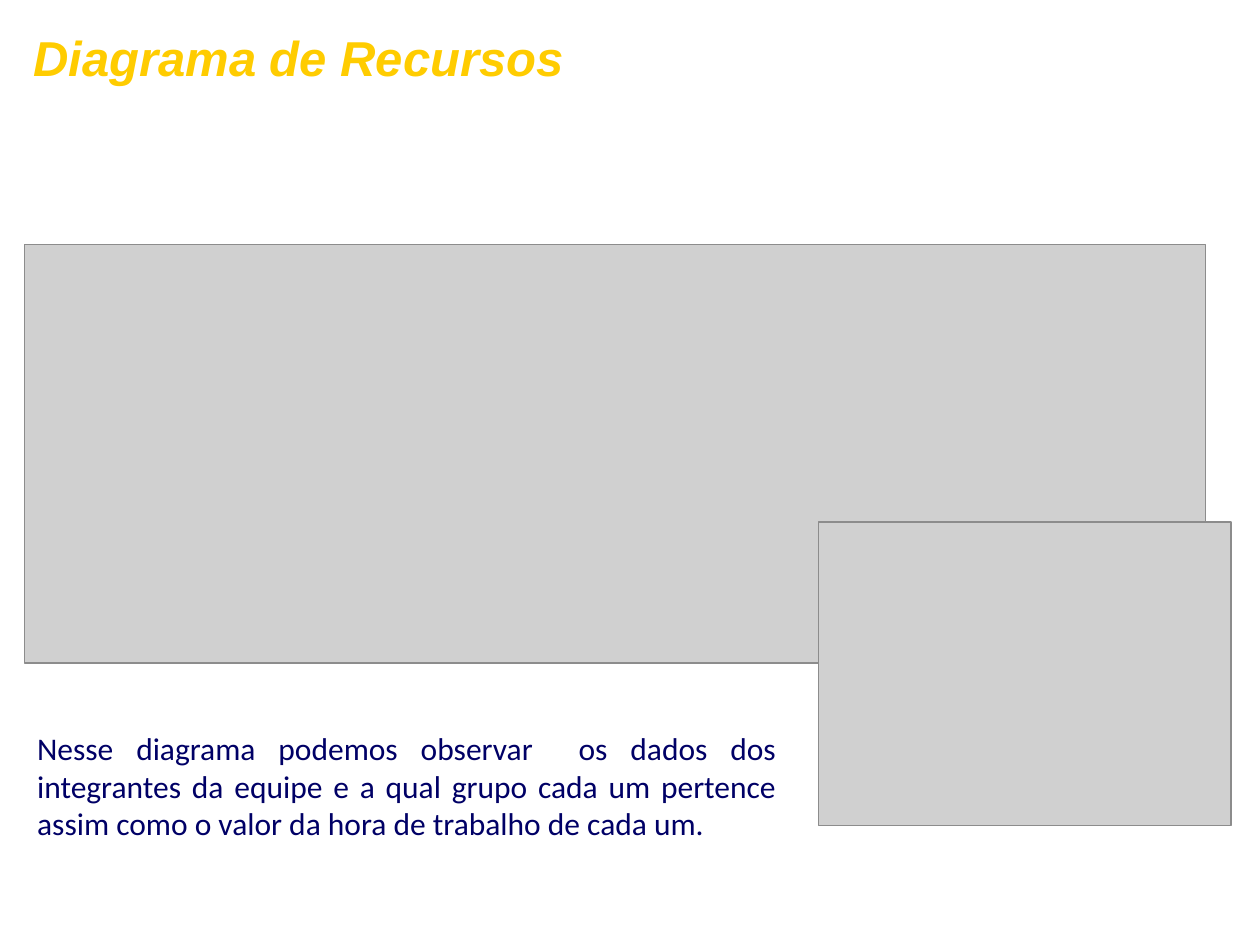
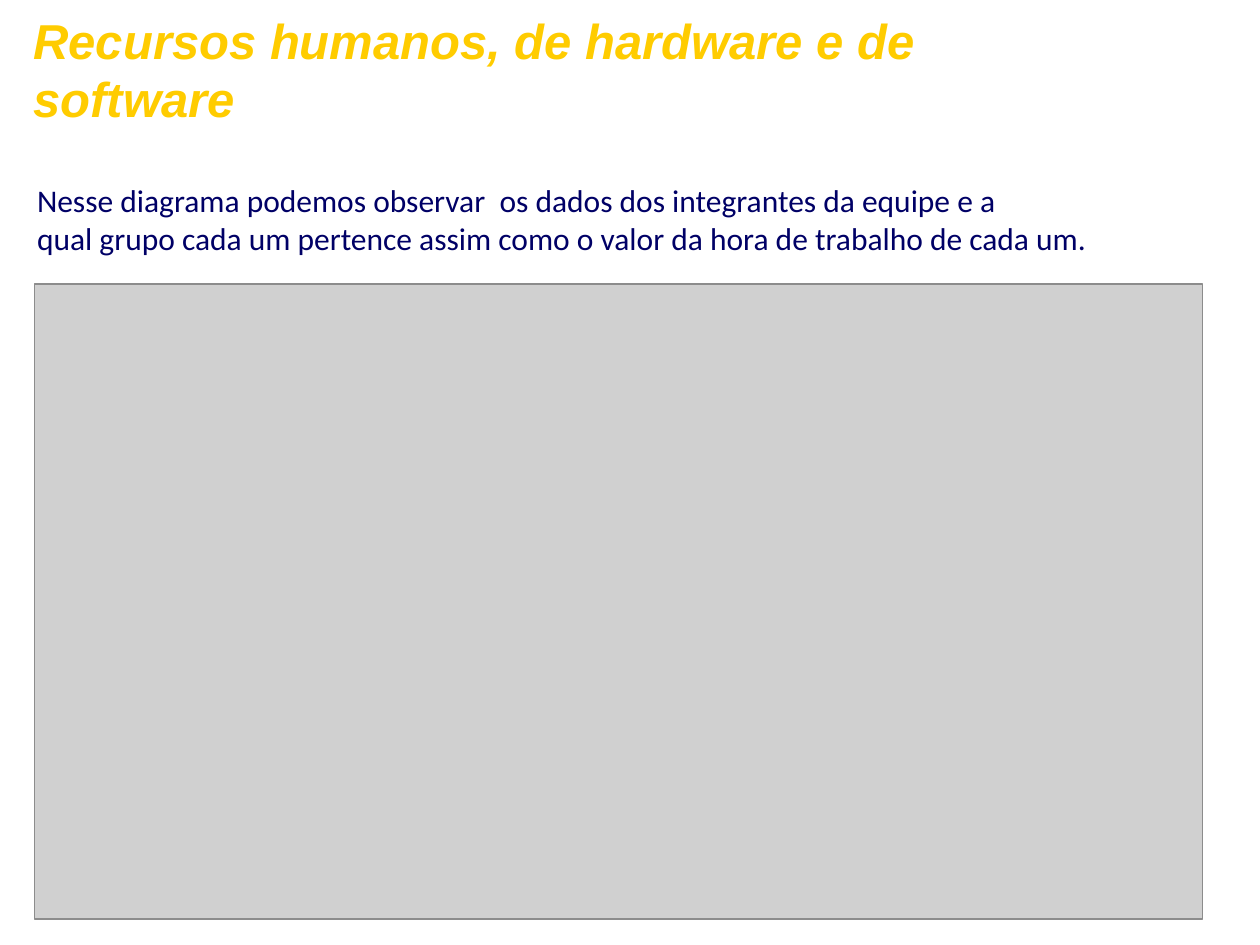
Before and after one commit to FrancescoBeghelli/TrabalhoES, a slide deck: slide 9 of ApresentaçãoFormatada.ppt (slide 13 before the commit). Drawn at 1260x945 pixels with LibreOffice and Linux fonts; fonts in the diff are those of the drawing; grey boxes stand for pictures; background and template pictures are left out. Boxes give left, top, right and bottom in pixels: in the first picture for what was removed or moved away, otherwise in the second. Text is boxed around its words. In the diff, an @@ line names an element or a change of style, - is before the commit and + after.

Commit message:
Update

```diff
--- a/ApresentaçãoFormatada.ppt
+++ b/ApresentaçãoFormatada.ppt
@@ text added at bbox=[33, 23, 914, 118], 28 pt, text #FFCC00, bold, italic @@
+Recursos humanos, de hardware e de software
@@ text removed at bbox=[33, 40, 564, 86] @@
-Diagrama de Recursos
@@ text at bbox=[37, 190, 1086, 256]: text changed @@
-Nesse diagrama podemos observar os dados dos integrantes da equipe e a qual grupo cada um pertence assim como o valor da hora de trabalho de cada um.
+Nesse diagrama podemos observar os dados dos integrantes da equipe e a
+qual grupo cada um pertence assim como o valor da hora de trabalho de cada um.
@@ picture: place and size @@
-picture at bbox=[25, 244, 1206, 663]
+picture at bbox=[34, 284, 1202, 919]
@@ picture removed at bbox=[819, 522, 1231, 825] @@
```
Also in this commit, not shown: 5 other slides changed, 3 slides added, 3 slides removed.
